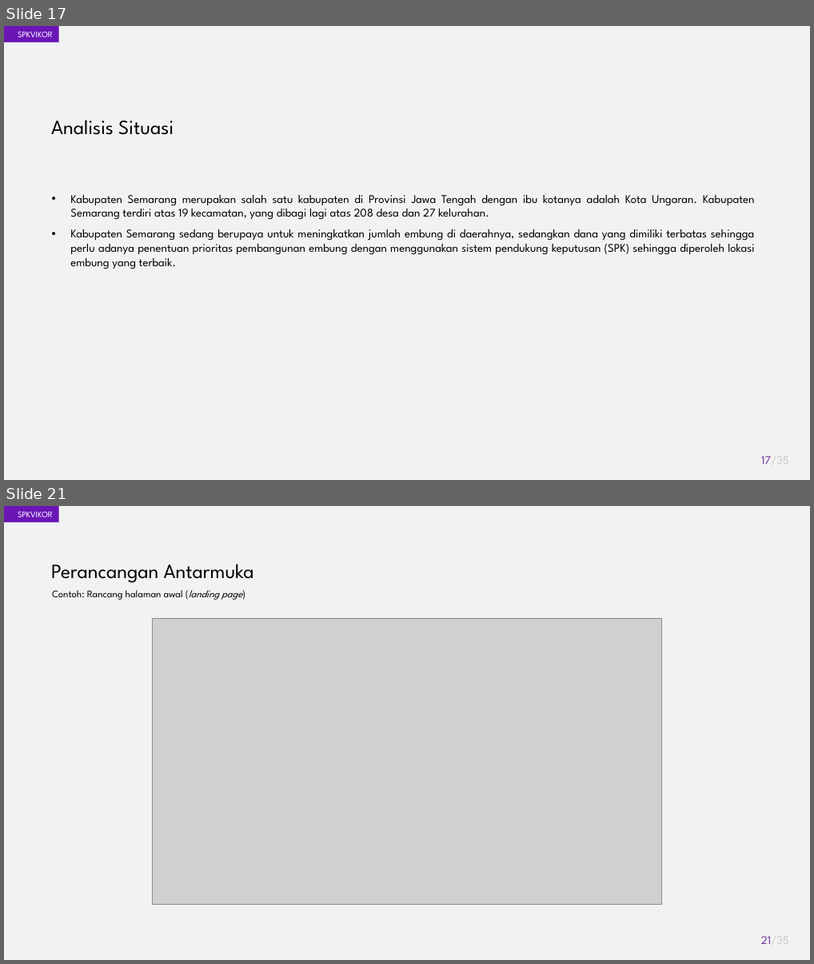
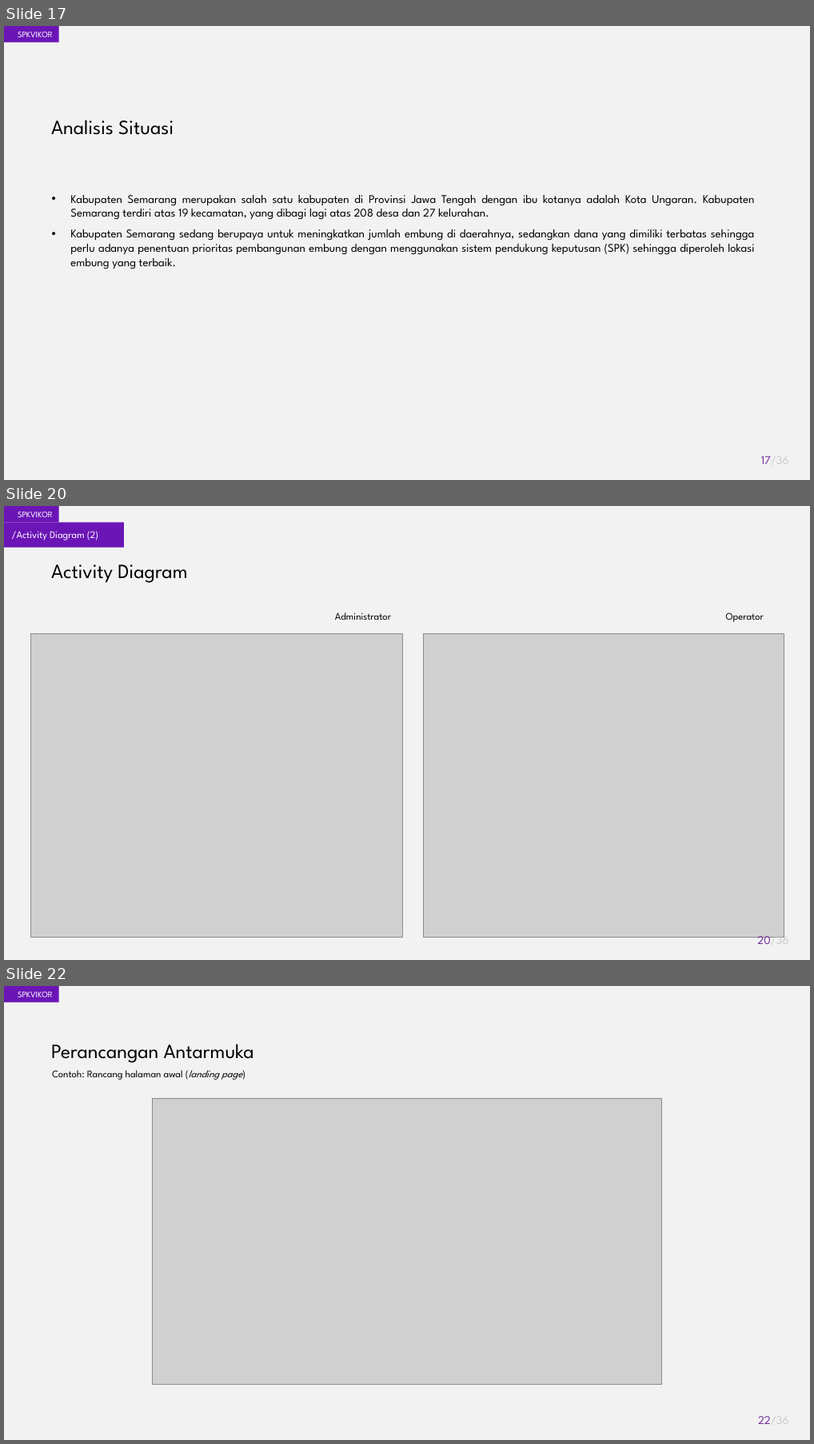
Before and after one commit to akhmadali7/TugasAkhir, a slide deck: PPT - TA - Akhmad Ali Sajidin.pptx. Shown one above the other, each under a label of ours: slides 17 and 21 before the commit, slides 17, 20 and 22 after it; the slides between them are not shown. The pictures are 814x964 and 814x1444 pixels, drawn with LibreOffice and Linux fonts; fonts in the diff are those of the drawing; grey boxes stand for pictures. Boxes give left, top, right and bottom in pixels: in the first picture for what was removed or moved away, otherwise in the second. Text is boxed around its words. In the diff, an @@ line names an element or a change of style, - is before the commit and + after.

```diff
--- a/PPT - TA - Akhmad Ali Sajidin.pptx
+++ b/PPT - TA - Akhmad Ali Sajidin.pptx
@@ slide 20 added at (x1=4, y1=506, x2=810, y2=960), background #FFFFFF; not listed: 3 template elements that a slide beside it also shows @@
@@ rectangle added at (x1=4, y1=522, x2=124, y2=547), fill #6B15B6 @@
@@ text added at (x1=12, y1=531, x2=98, y2=540), 12 pt, text #FFFFFF @@
+/Activity Diagram (2)
@@ text added at (x1=51, y1=564, x2=187, y2=583), 24 pt, text #000000 @@
+Activity Diagram
@@ group added at (x1=30, y1=612, x2=784, y2=936): 2 texts, 2 pictures @@
+Administrator
+Operator
@@ page number added at (x1=758, y1=932, x2=789, y2=944), 14 pt, text #C9C9C9 @@
+20/36
@@ what was slide 21 is now slide 22 @@
@@ page number at (x1=758, y1=1416, x2=790, y2=1424): text changed @@
-21/35
+22/36
```
Also in this commit, not shown: 9 slides changed, 1 other file.
